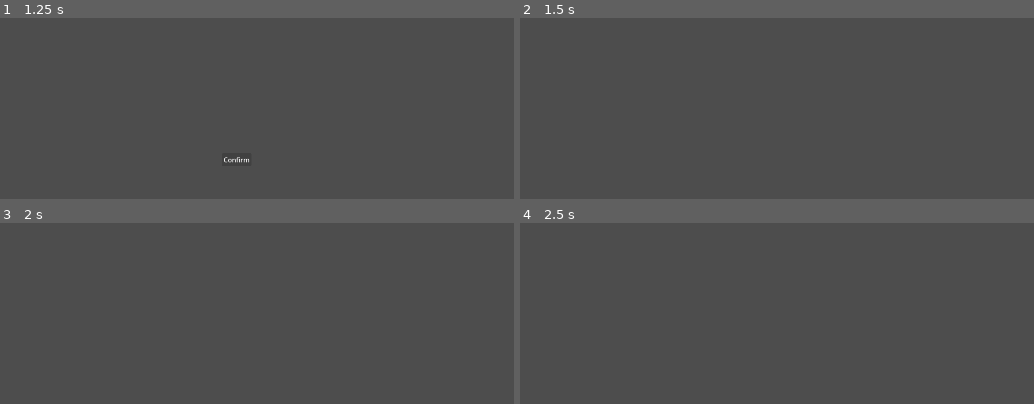
Above: before the commit, frames 1-4 (two rows, left to right).
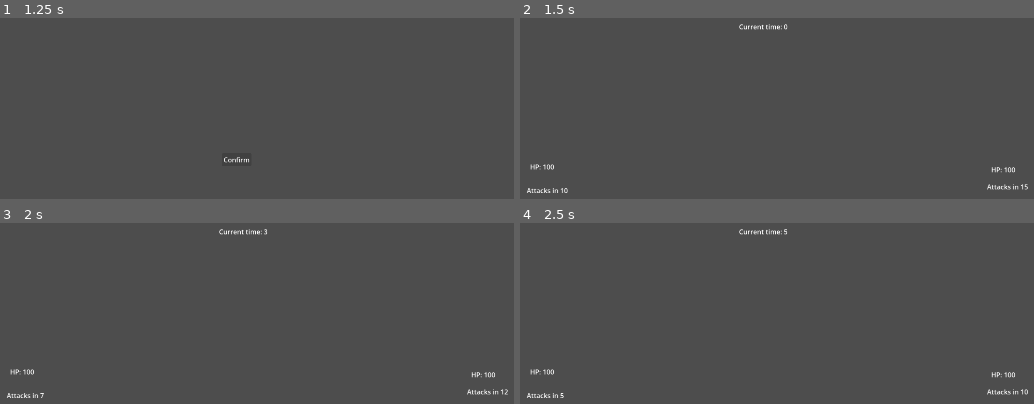
Above: after the commit, the same moments.

Repository: TheJustikar/piratesoftware-gamejam-16
Game: Godot game, scene res://Scenes/MainMenu/MainMenuScene.tscn
The game is run twice, just before and just after one commit, with the same random seed, the same clock (stepped at 60 frames per second) and the same inputs.
Inputs:
- Up to frame 1 (1.25 s): click "START" at 0.5 s
- Up to frame 2 (1.5 s): click "Confirm" at 1.25 s
- Up to frame 3 (2 s): no input
- Up to frame 4 (2.5 s): tap Enter at 2 s

Frame 1 is identical in both runs. In frame 2, 0.6% of the frame differs, in the area x 1-99%, y 3-97%; in frame 3, 0.6%; in frame 4, 0.6%.

Commit message:
add labels for battle simulation

Diff:
--- a/GameObjects/Characters/BaseCharacter.gd
+++ b/GameObjects/Characters/BaseCharacter.gd
@@ -13,7 +13,9 @@
 	self.hitRate = hitRate
 
 func shouldAttack(currentTime: int) -> bool:
-	return currentTime != 0 && (currentTime % self.hitRate) == 0
+	return currentTime != 0 && currentTime % self.hitRate == 0
+
+func timeTillAttack(currentTime: int) -> int: return self.hitRate - (currentTime % self.hitRate)
 
 func takeDamage(damage: int):
 	var totalDamage = int(damage * (1 - clamp(self.defense / 100.0, 0, 0.9)))
--- a/Scenes/Battle/BattleScene.tscn
+++ b/Scenes/Battle/BattleScene.tscn
@@ -4,3 +4,42 @@
 
 [node name="Battle" type="Node2D"]
 script = ExtResource("1_orgtg")
+
+[node name="Player" type="Node2D" parent="."]
+position = Vector2(416, 546)
+
+[node name="HPLabel" type="Label" parent="Player"]
+offset_right = 40.0
+offset_bottom = 23.0
+text = "HP: 100"
+
+[node name="TimeTillAttackLabel" type="Label" parent="Player"]
+offset_left = -8.0
+offset_top = 57.0
+offset_right = 50.0
+offset_bottom = 80.0
+text = "Attacks in 0"
+
+[node name="Enemy" type="Node2D" parent="."]
+position = Vector2(1537, 562)
+
+[node name="HPLabel" type="Label" parent="Enemy"]
+offset_left = -13.0
+offset_top = -9.0
+offset_right = 45.0
+offset_bottom = 14.0
+text = "HP: 100"
+
+[node name="TimeTillAttackLabel" type="Label" parent="Enemy"]
+offset_left = -23.0
+offset_top = 32.0
+offset_right = 67.0
+offset_bottom = 55.0
+text = "Attacks in 0"
+
+[node name="TimeLabel" type="Label" parent="."]
+offset_left = 918.0
+offset_top = 209.0
+offset_right = 958.0
+offset_bottom = 232.0
+text = "Current time: 0"
--- a/Scenes/Battle/battle_scene.gd
+++ b/Scenes/Battle/battle_scene.gd
@@ -13,16 +13,21 @@
 
 func _process(delta: float) -> void:
 	#TODO add timer before start
-	currentTime += delta * 10
+	currentTime += delta * 5
 	var timeStep = int(currentTime)
+	$TimeLabel.text = "Current time: %s" % timeStep
+	$Player/TimeTillAttackLabel.text = "Attacks in %s" % player.timeTillAttack(timeStep)
+	$Enemy/TimeTillAttackLabel.text = "Attacks in %s" % enemy.timeTillAttack(timeStep)
 	if lastPlayerHit != timeStep && player.shouldAttack(timeStep):
 		enemy.takeDamage(player.damage)
 		lastPlayerHit = timeStep
+		$Enemy/HPLabel.text = "HP: %s" % enemy.health
 
 	if enemy.isAlive():
 		if lastEnemyHit != timeStep && enemy.shouldAttack(timeStep):
 			player.takeDamage(enemy.damage)
 			lastEnemyHit = timeStep
+			$Player/HPLabel.text = "HP: %s" % player.health
 
 	else:
 		Global.progress += 1
